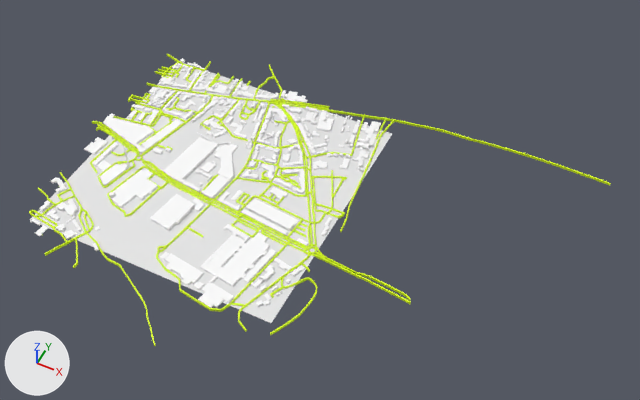
The FBX model unity/Assets/3D/Ewoke_Demo_level.fbx, before and after one commit.
One viewpoint serves both versions: a camera (50 mm lens) standing at (13.8, -19.0, 24.5) and looking at (4.3, 0.0, 0.7). The axes (+X, +Y, +Z) are drawn at lower left. The lights are the same throughout. Where no turn or scale is listed for an object, it has been applied to the vertices. Vertices at the same position are counted once.

Objects in the first picture: 'Dem_Earth___Object_1', 'Polygon_Objekt', 'Sweep', 'Sweep_2'.
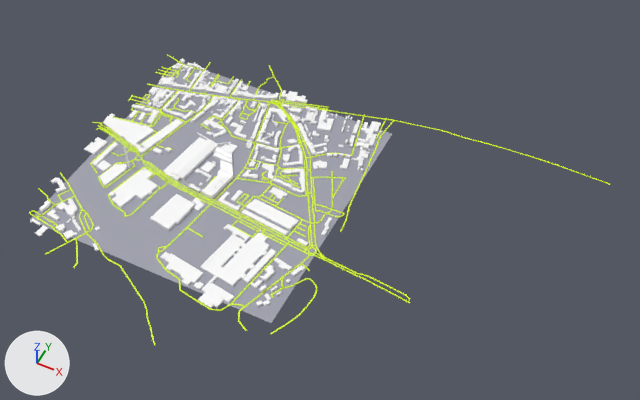
Boxes (x1, y1, x2, y2) around the edits, measured in the pictures (640 x 400 px):
'Dem_Earth___Object_1', recoloured (white to grey): (30, 63, 392, 323) in both
'Sweep_2', reshaped (45% narrower, 51% shorter): before (35, 54, 611, 345); after (29, 111, 345, 252)
'Sweep', reshaped (81% wider, 106% taller): before (29, 111, 345, 252); after (36, 54, 610, 345)
part 1 of me_mesh_003, deleted: before (38, 54, 611, 345)
part 2 of me_mesh_003, cut back: before (35, 95, 410, 304); after (29, 111, 345, 252)
part 3 of me_mesh_002, deleted: before (29, 210, 58, 228)
part 4 of me_mesh_002, deleted: before (157, 245, 169, 252)
part 5 of me_mesh_002, deleted: before (236, 192, 250, 204)
part 6 of me_mesh_002, built on: before (135, 111, 345, 238); after (36, 54, 610, 334)

The change, as a list of edits to the scene's bpy script:
```text
Add mat_mat_4:
    mat_mat_4 = principled_material('Mat.4')
    mat_mat_4.base_color = (0.348, 0.357, 0.418)  # grey #9fa1ad
    mat_mat_4.roughness = 0.434
Change me_mesh:
    where me_mesh.from_pydata(...)  # 110 vertices, 90 faces; spans x -498.0..498.0, y 0.0, z -500.0..500.0
    add me_mesh.materials.append(mat_mat_4)  # grey #9fa1ad
Change me_mesh_003:
    used by ob_sweep_2; location = (0.0, 0.0, 0.0)
    remove me_mesh_003.from_pydata(...)  # 4488 vertices, 3784 faces; spans x -6.0..13.4, y -7.4..6.5, z -0.1..0.1
    add me_mesh_003.from_pydata(...)  # 460 vertices, 460 faces; spans x -5.2..5.1, y -4.9..2.0, z 0.0
    me_mesh_003 part 1: 146 loose pieces with 3584 vertices, spanning x -5.7..13.4, y -7.4..6.5, z -0.1..0.1, are deleted
    me_mesh_003 part 2: 21 vertices moved within x -4.9..4.6, y -4.9..1.9, z 0.0; 838 vertices removed from x -6.0..8.8, y -5.3..5.7, z -0.1..0.1; 394 vertices added at x -5.2..5.1, y -4.9..1.9, z 0.0
Change me_mesh_002:
    used by ob_sweep; location = (0.0, 0.0, 0.0)
    remove me_mesh_002.from_pydata(...)  # 460 vertices, 460 faces; spans x -5.22..5.1, y -4.93..2.01, z -0.05..0.05
    add me_mesh_002.from_pydata(...)  # 4488 vertices, 3784 faces; spans x -6.05..13.38, y -7.45..6.52, z -0.01..0.01
    me_mesh_002 part 3: the loose piece of 84 vertices spanning x -5.22..-3.88, y -4.93..-4.56, z -0.05..0.05 is deleted
    me_mesh_002 part 4: the loose piece of 44 vertices spanning x -0.09..0.19, y -4.13..-3.76, z -0.05..0.05 is deleted
    me_mesh_002 part 5: the loose piece of 16 vertices spanning x 1.27..1.55, y -0.93..-0.38, z -0.05..0.05 is deleted
    me_mesh_002 part 6: 316 vertices removed from x -4.98..5.1, y -2.12..2.01, z -0.05..0.05; 4488 vertices added at x -6.05..13.38, y -7.45..6.52, z -0.01..0.01
```
